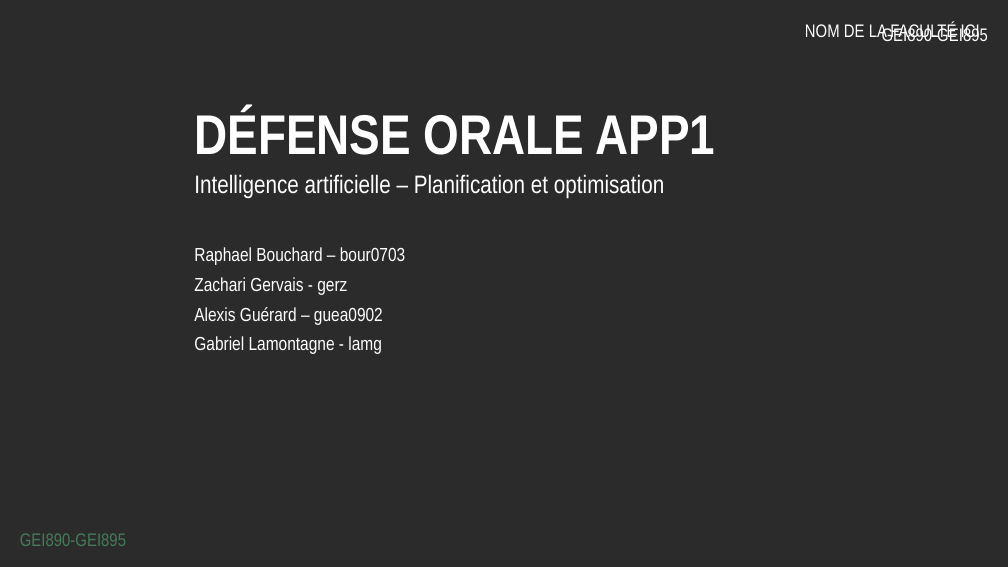
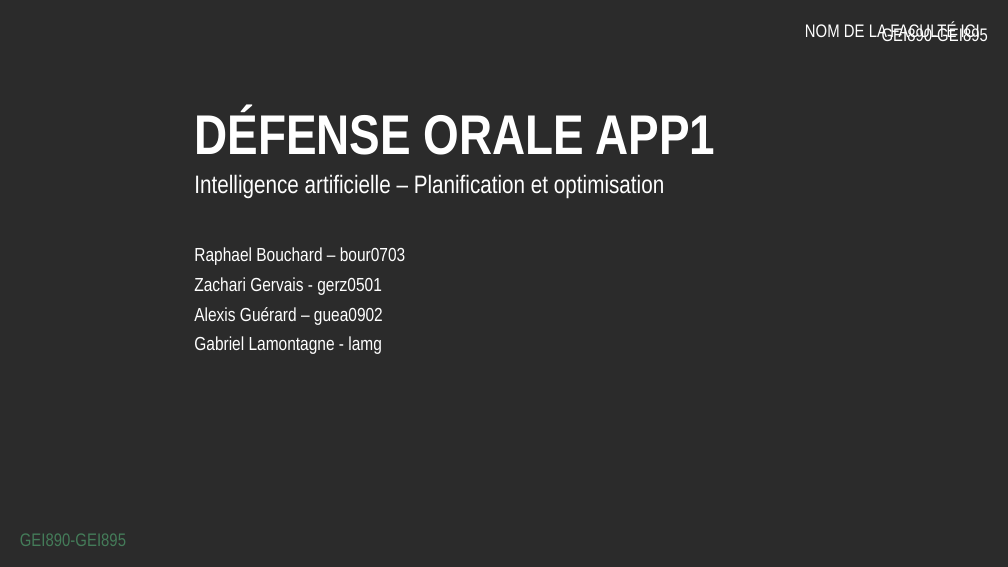
Before and after one commit to AlexLeQc/S7_APP1, a slide deck: slide 1 of Defense/Défense_Equipe_12.pptx. Drawn at 1008x567 pixels with LibreOffice and Linux fonts; fonts in the diff are those of the drawing; background and template pictures are left out; a plain dark background stands for a picture behind light text. Boxes give left, top, right and bottom in pixels: in the first picture for what was removed or moved away, otherwise in the second. Text is boxed around its words. In the diff, an @@ line names an element or a change of style, - is before the commit and + after.

```diff
--- a/Defense/Défense_Equipe_12.pptx
+++ b/Defense/Défense_Equipe_12.pptx
@@ text at (x1=194, y1=277, x2=382, y2=295): text changed @@
-Zachari Gervais - gerz
+Zachari Gervais - gerz0501
```
Also in this commit, not shown: 1 other slide changed, 6 slides added, 5 other files.
